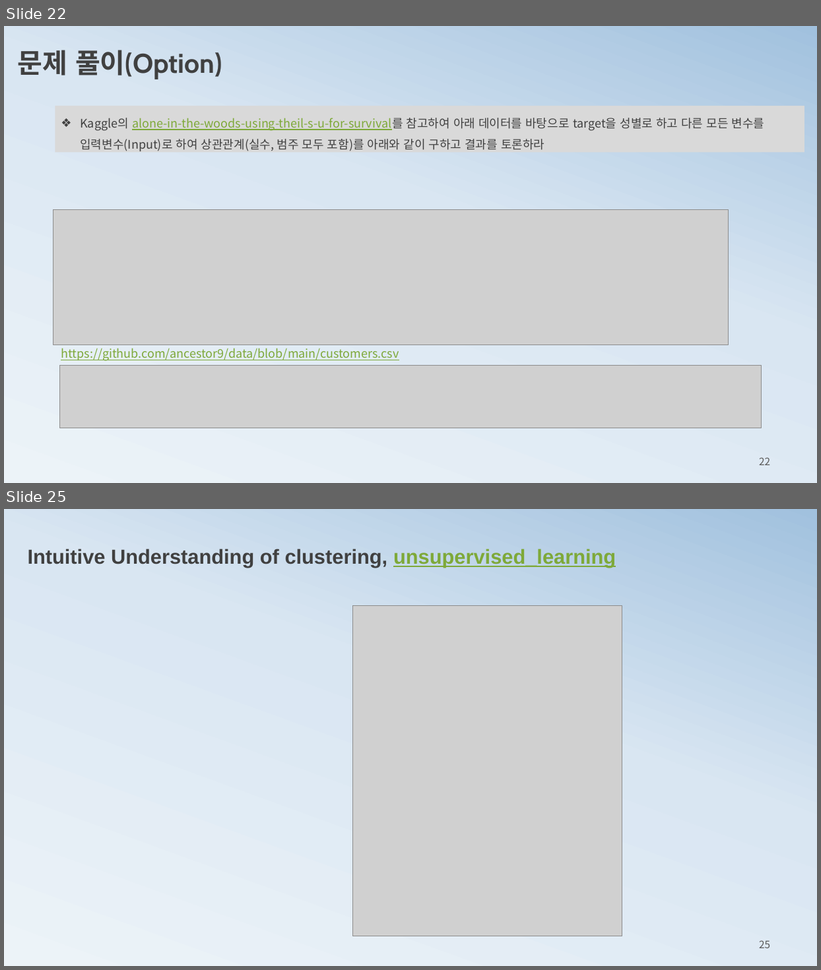
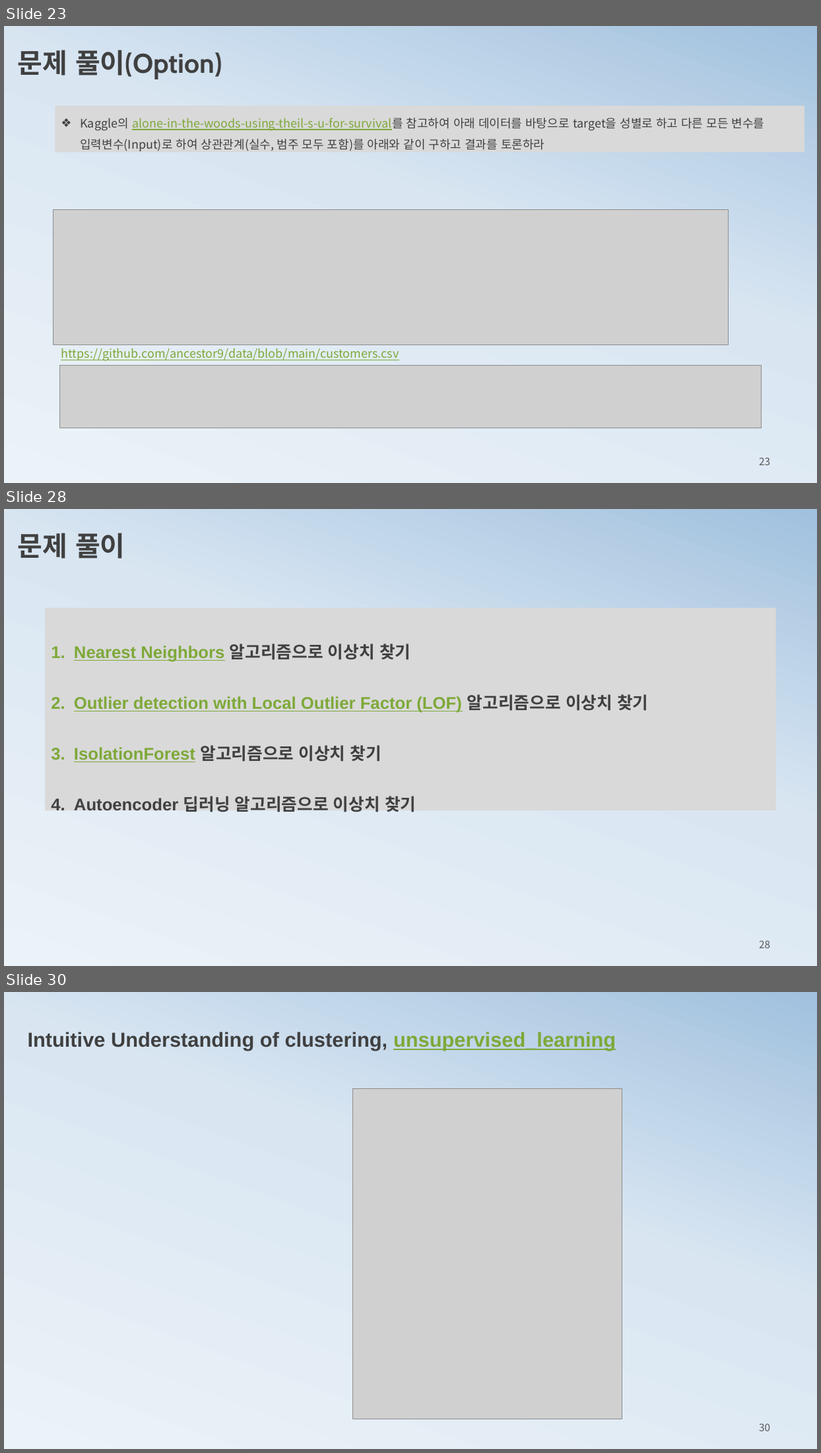
Before and after one commit to ancestor9/mathematics-for-machine-learning, a slide deck: 2_histogram2probability.pptx. Shown one above the other, each under a label of ours: slides 22 and 25 before the commit, slides 23, 28 and 30 after it; the slides between them are not shown. The pictures are 821x970 and 821x1453 pixels, drawn with LibreOffice and Linux fonts; fonts in the diff are those of the drawing; grey boxes stand for pictures. Boxes give left, top, right and bottom in pixels: in the first picture for what was removed or moved away, otherwise in the second. Text is boxed around its words. In the diff, an @@ line names an element or a change of style, - is before the commit and + after.

```diff
--- a/2_histogram2probability.pptx
+++ b/2_histogram2probability.pptx
@@ slide 28 added at (4,509,817,966), background gradient #ECF3F8 to #D9E6F2 to #A1C1DE @@
@@ text added at (18,533,125,559), 32 pt, text #404040, bold @@
+문제 풀이
@@ rectangle added at (45,608,776,811), fill #D9D9D9, 20 pt, text #7EA939, bold, underline @@
+1. Nearest Neighbors 알고리즘으로 이상치 찾기
+2. Outlier detection with Local Outlier Factor (LOF) 알고리즘으로 이상치 찾기
+3. IsolationForest 알고리즘으로 이상치 찾기
+4. Autoencoder 딥러닝 알고리즘으로 이상치 찾기
@@ page number added at (759,941,770,949), 12 pt, text #595959 @@
+28
@@ what was slide 22 is now slide 23 @@
@@ page number at (759,458,770,466): text changed @@
-22
+23
@@ what was slide 25 is now slide 30 @@
@@ page number at (759,1424,770,1432): text changed @@
-25
+30
```
Also in this commit, not shown: 3 slides changed, 5 other slides added, 1 slide removed.
